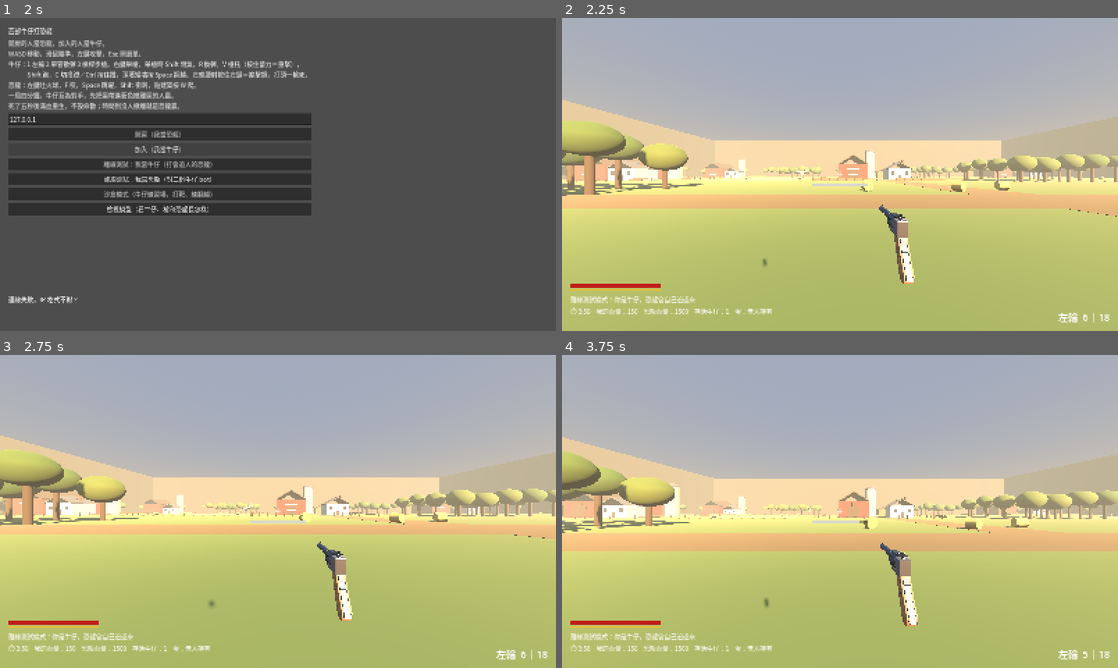
Above: before the commit, frames 1-4 (two rows, left to right).
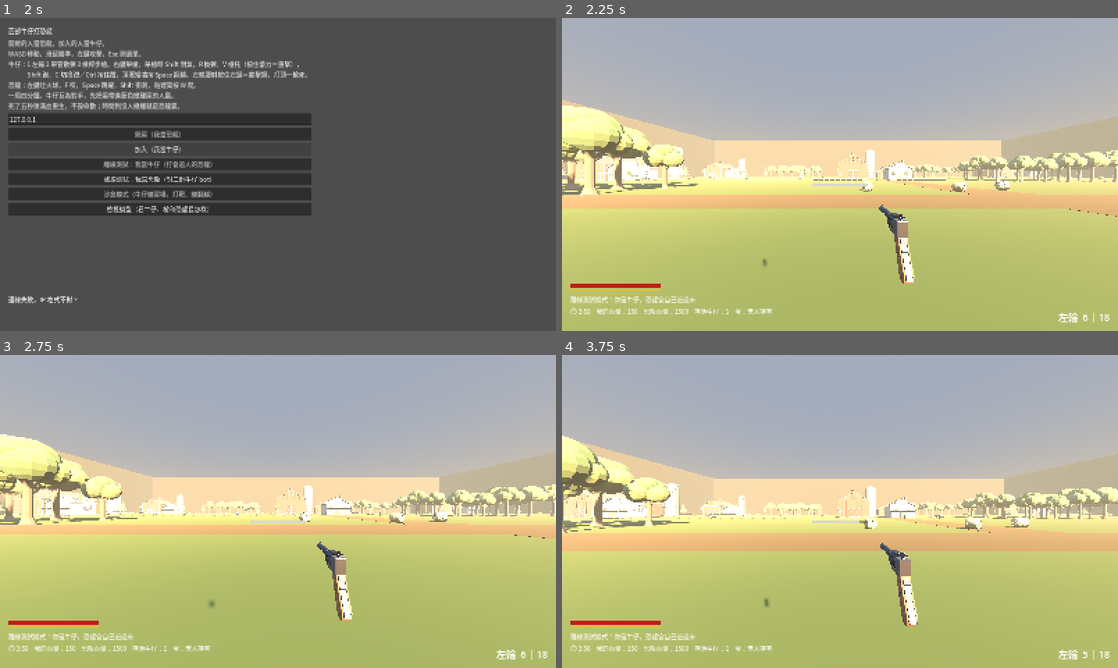
Above: after the commit, the same moments.

Repository: billxu0521/tank_war
Game: Godot game, scene res://main.tscn
Same seed, same stepped clock (60 frames per second), same inputs: the game is played once before the commit and once after it. Sound files missing from this copy of the repository are replaced by a short silence.
Inputs (mouse positions are in pixels of both pictures, inside the frame that each line leads up to):
- Up to frame 1 (2 s): click "開房（我當恐龍）" at 0.5 s; click "加入（我當牛仔）" at 1.25 s
- Up to frame 2 (2.25 s): click "離線測試：我當牛仔（打會追人的恐龍）" at 2 s
- Up to frame 3 (2.75 s): no input
- Up to frame 4 (3.75 s): tap Enter at 2.75 s; move the mouse to (867, 511) at 2.77 s; hold Right mouse button (aim) 2.78-3.53 s; hold W (move_forward) from 2.78 s (still down); click (867, 511) at 2.92 s; tap Space (jump) at 3.02 s; move the mouse to (812, 511) at 3.52 s; tap Ctrl (crouch) at 3.6 s

Frame 1 is identical in both runs. In frame 2, 6.2% of the frame differs, in the area x 0-100%, y 28-57%; in frame 3, 6.2%, in the area x 0-100%, y 25-55%; in frame 4, 5.9%.

Commit message:
feat: 精修場景物件——穀倉、農舍、筒倉、柵欄、乾草捲、樹改用 Blender 模型
碰撞還是 main.gd 拼的方塊和圓柱（改成看不見），模型只負責外觀，翻越和掩蔽都不變。
穀倉照實際大小縮放，屋頂寬和高用同一個倍率縮，斜度跟碰撞一致；小棚子改用縮小的穀倉
（斜度 0.45 → 0.55）。林子邊緣混四成松樹。加測試：props.glb 的物件都要載得到。

Co-Authored-By: Claude Opus 5.5 (1M context) <noreply@anthropic.com>

Diff:
--- a/main.gd
+++ b/main.gd
@@ -15,18 +15,13 @@
 const GRASS := Color(0.40, 0.44, 0.24)
 const DIRT := Color(0.45, 0.36, 0.24)
 const WHEAT := Color(0.78, 0.66, 0.34)
-const HAY := Color(0.80, 0.68, 0.36)
-const BARN_RED := Color(0.52, 0.16, 0.12)
-const HOUSE_WHITE := Color(0.82, 0.79, 0.72)
-const ROOF_GRAY := Color(0.30, 0.30, 0.32)
-const WOOD := Color(0.48, 0.36, 0.24)
-const WOOD_DARK := Color(0.28, 0.20, 0.14)
-const TRIM := Color(0.86, 0.84, 0.78)
-const BRICK := Color(0.50, 0.25, 0.18)
-const GLASS := Color(0.12, 0.14, 0.16)
-const SILO_GRAY := Color(0.62, 0.62, 0.60)
-const BARK := Color(0.30, 0.22, 0.16)
-const LEAF := Color(0.22, 0.34, 0.14)
+# 場景物件的模型（blender/props.py）。這幾個基準尺寸跟那邊共用，改一邊要改另一邊
+const PROPS := preload("res://models/props.glb")
+const BARN_BASE := Vector3(14, 8, 20)   # 穀倉模型的寬、牆高、長
+const BARN_PITCH := 0.55
+const SILO_BASE_H := 15.0
+const FENCE_SEG := 2.5
+const TREE_BASE_TRUNK := 5.0
 # 圍牆不給爬（見 dino.gd 的 _on_climbable_wall），所以恐龍能到的最高點就是
 # 「站上最高的屋頂再跳一下」。圍牆要比那個高，才翻不出去。
 const WALL_H := 40.0
@@ -51,6 +46,7 @@
 @onready var players: Node3D = $Players
 @onready var egg: Egg = $Egg
 
+var _props := {}   # 物件名 -> Mesh，從 props.glb 拿出來共用
 var _blocked: Array[Rect2] = []  # 建築物在 XZ 平面佔的範圍
 var _exits: Array[Vector3] = []  # 四個撤離區的中心
 var _cowboys := 0
@@ -65,6 +61,7 @@
 
 func _ready() -> void:
 	_use_cjk_font()
+	_load_props()
 	_build_arena()
 	_build_exits()
 	multiplayer.peer_connected.connect(_spawn)
@@ -491,7 +488,7 @@
 		var p: Vector3 = [Vector3(u, 0, -edge), Vector3(edge, 0, u),
 			Vector3(-u, 0, edge), Vector3(-edge, 0, -u)][side]
 		p += Vector3(rng.randf_range(-3, 3), 0, rng.randf_range(-3, 3))
-		_tree(p, rng)
+		_tree(p, rng, 0.4)
 
 ## 這塊地能不能蓋東西：沙盒的靶場、撤離區要空著。
 func _free(pos: Vector3, radius: float) -> bool:
@@ -556,44 +553,34 @@
 				_fence(p, 10.0, false)
 	var shed := c + Vector3(rng.randf_range(-10, 10), 0, 22)
 	if _free(shed, 6):
-		_add_box(shed + Vector3(0, 2.0, 0), Vector3(8, 4, 6), WOOD)
-		_roof(shed, Vector3(8, 4, 6), 0.45, WOOD_DARK)
-		_block(shed, Vector2(8, 6), 3.0)
-
-func _barn(p: Vector3, size: Vector3) -> void:
-	_add_box(p + Vector3(0, size.y * 0.5, 0), size, BARN_RED)
-	_roof(p, size, 0.55, WOOD_DARK)
-	# 大門：兩片深色門板＋白色 X 形橫檔（穀倉一眼認得出來的地方）
-	var front := p + Vector3(0, 0, size.z * 0.5 + 0.08)
-	_deco(front + Vector3(0, 2.4, 0), Vector3(5.0, 4.8, 0.16), WOOD_DARK)
-	_deco(front + Vector3(0, 2.4, 0.05), Vector3(5.2, 0.3, 0.1), TRIM)
-	_deco(front + Vector3(0, 5.0, 0.05), Vector3(5.4, 0.3, 0.1), TRIM)
-	_deco(front + Vector3(0, size.y - 1.5, 0), Vector3(2.0, 1.8, 0.16), WOOD_DARK)   # 草料閣樓門
+		_barn(shed, Vector3(8, 4, 6), 3.0)   # 小棚子＝縮小的穀倉
+
+## 穀倉：碰撞是一個牆身方塊＋兩片屋頂斜板（看不見），外觀是 Blender 的模型照實際大小縮放。
+## 屋頂模型的寬和高用同一個倍率縮，斜度就跟碰撞一樣。小棚子也用這個，只是小一號。
+func _barn(p: Vector3, size: Vector3, clearance := SPAWN_CLEARANCE) -> void:
+	_solid_box(p + Vector3(0, size.y * 0.5, 0), size)
+	_roof(p, size, BARN_PITCH)
+	var sx := size.x / BARN_BASE.x
+	_prop(&"Barn", p, Vector3(sx, size.y / BARN_BASE.y, size.z / BARN_BASE.z))
+	_prop(&"BarnRoof", p + Vector3(0, size.y, 0), Vector3(sx, sx, size.z / BARN_BASE.z))
+	_block(p, Vector2(size.x, size.z), clearance)
+
+func _house(p: Vector3) -> void:
+	var size := Vector3(10, 5, 8)   # 跟 blender/props.py 的 HOUSE 一樣
+	_solid_box(p + Vector3(0, size.y * 0.5, 0), size)
+	_roof(p, size, 0.5)
+	_solid_box(p + Vector3(3, size.y + 2.5, 0), Vector3(0.9, 3.0, 0.9))   # 煙囪
+	_prop(&"House", p)
 	_block(p, Vector2(size.x, size.z), SPAWN_CLEARANCE)
 
-func _house(p: Vector3) -> void:
-	var size := Vector3(10, 5, 8)
-	_add_box(p + Vector3(0, size.y * 0.5, 0), size, HOUSE_WHITE)
-	_roof(p, size, 0.5, ROOF_GRAY)
-	_add_box(p + Vector3(3, size.y + 2.5, 0), Vector3(0.9, 3.0, 0.9), BRICK)   # 煙囪
-	for x in [-3.0, 3.0]:
-		_deco(p + Vector3(x, 3.0, size.z * 0.5 + 0.06), Vector3(1.2, 1.4, 0.12), GLASS)  # 窗
-	_deco(p + Vector3(0, 1.1, size.z * 0.5 + 0.06), Vector3(1.1, 2.2, 0.12), WOOD_DARK)  # 門
-	_block(p, Vector2(size.x, size.z), SPAWN_CLEARANCE)
-
 func _silo(p: Vector3, h: float) -> void:
-	_add_cyl(p + Vector3(0, h * 0.5, 0), 3.0, h, SILO_GRAY)
-	var dome := MeshInstance3D.new()
-	var sm := SphereMesh.new()
-	sm.radius = 3.1
-	sm.height = 3.2
-	sm.material = _mat(ROOF_GRAY)
-	dome.mesh = sm
-	dome.position = p + Vector3(0, h, 0)
-	$Arena.add_child(dome)
+	_solid_cyl(p + Vector3(0, h * 0.5, 0), 3.0, h)
+	_prop(&"SiloBody", p, Vector3(1, h / SILO_BASE_H, 1))
+	_prop(&"SiloDome", p + Vector3(0, h, 0))
 	_block(p, Vector2(6, 6), 3.0)
 
-## 柵欄：兩根橫木＋木樁，碰撞是一整片 1 公尺高的板子——剛好在翻越範圍內
+## 柵欄：碰撞是一整片 1 公尺高的板子——剛好在翻越範圍內。外觀是一段段 2.5 公尺的
+## 木樁＋橫木排過去（長度不整除就每段稍微拉長），最後補一根收尾的木樁
 func _fence(p: Vector3, length: float, along_z: bool) -> StaticBody3D:
 	var body := StaticBody3D.new()
 	body.position = p
@@ -605,44 +592,57 @@
 	cs.shape = shape
 	cs.position.y = FENCE_H * 0.5
 	body.add_child(cs)
-	for y in [0.45, 0.9]:
-		body.add_child(_mesh_at(Vector3(length, 0.12, 0.08), Vector3(0, y, 0), WOOD))
-	var posts := maxi(int(length / 2.5), 1)
-	for i in posts + 1:
-		var x := -length * 0.5 + i * length / posts
-		body.add_child(_mesh_at(Vector3(0.14, FENCE_H + 0.1, 0.14), Vector3(x, (FENCE_H + 0.1) * 0.5, 0), WOOD_DARK))
+	var n := maxi(ceili(length / FENCE_SEG), 1)
+	var seg := length / n
+	for i in n:
+		_prop(&"FenceRail", Vector3(-length * 0.5 + (i + 0.5) * seg, 0, 0), Vector3(seg / FENCE_SEG, 1, 1), body)
+	_prop(&"FencePost", Vector3(length * 0.5, 0, 0), Vector3.ONE, body)
 	$Arena.add_child(body)
 	return body
 
 func _hay_bale(p: Vector3, yaw: float) -> StaticBody3D:
-	# 圓捆躺著放：直徑 1.4 公尺，翻得過去也蹲得進後面
-	var body := _add_cyl(p + Vector3(0, 0.7, 0), 0.7, 1.3, HAY)
+	# 圓捆躺著放：直徑 1.4 公尺，翻得過去也蹲得進後面。模型的軸是直的，跟著碰撞圓柱一起放倒
+	var body := _solid_cyl(p + Vector3(0, 0.7, 0), 0.7, 1.3)
 	body.rotation = Vector3(0, yaw, PI * 0.5)
 	body.add_to_group(&"soft")   # 從屋頂跳下來落在乾草上，摔落傷害減半
+	_prop(&"HayBale", Vector3.ZERO, Vector3.ONE, body)
 	return body
 
-func _tree(p: Vector3, rng: RandomNumberGenerator) -> void:
+## 樹：只有樹幹有碰撞，擋子彈；樹冠擋視線不擋子彈，躲在樹下只是比較難被看到。
+## pine_chance：林子邊緣混一點松樹，果園只種闊葉樹
+func _tree(p: Vector3, rng: RandomNumberGenerator, pine_chance := 0.0) -> void:
 	var h := rng.randf_range(4.0, 6.0)
-	_add_cyl(p + Vector3(0, h * 0.5, 0), 0.35, h, BARK)
-	# 樹冠只有畫面沒有碰撞：擋視線不擋子彈，躲在樹下只是比較難被看到
-	var crown := MeshInstance3D.new()
-	var sm := SphereMesh.new()
-	sm.radius = rng.randf_range(2.4, 3.4)
-	sm.height = sm.radius * 1.6
-	sm.material = _mat(LEAF.lerp(Color(0.35, 0.40, 0.15), rng.randf()))
-	crown.mesh = sm
-	crown.position = p + Vector3(0, h + sm.height * 0.3, 0)
-	$Arena.add_child(crown)
+	_solid_cyl(p + Vector3(0, h * 0.5, 0), 0.35, h)
+	var mi := _prop(&"TreePine" if rng.randf() < pine_chance else &"TreeOak", p, Vector3.ONE * (h / TREE_BASE_TRUNK))
+	mi.rotation.y = rng.randf() * TAU   # 每棵轉個角度，一整排才不會長得一模一樣
 	_block(p, Vector2(1, 1), 1.5)
 
-## 人字屋頂：兩片斜板。斜度在 45 度以內，恐龍爬上來站得住
-func _roof(p: Vector3, size: Vector3, pitch: float, col: Color) -> void:
+## 人字屋頂的碰撞：兩片斜板。斜度在 45 度以內，恐龍爬上來站得住。
+## 外觀在 Blender 的模型裡（blender/props.py 的 gable_roof() 照這個擺法建的）
+func _roof(p: Vector3, size: Vector3, pitch: float) -> void:
 	var run := size.x * 0.5
 	var rise := run * tan(pitch)
 	var w := run / cos(pitch) + 0.5   # 多出來的是屋簷
 	for sx in [-1.0, 1.0]:
-		var b := _add_box(p + Vector3(sx * run * 0.5, size.y + rise * 0.5, 0), Vector3(w, 0.3, size.z + 1.0), col)
+		var b := _solid_box(p + Vector3(sx * run * 0.5, size.y + rise * 0.5, 0), Vector3(w, 0.3, size.z + 1.0))
 		b.rotation.z = -sx * pitch
+
+## 擺一個 Blender 建的場景物件（models/props.glb）。parent 預設是場地
+func _prop(name: StringName, pos: Vector3, scale := Vector3.ONE, parent: Node = null) -> MeshInstance3D:
+	var mi := MeshInstance3D.new()
+	mi.mesh = _props.get(name)
+	mi.position = pos
+	mi.scale = scale
+	(parent if parent else $Arena).add_child(mi)
+	return mi
+
+## 從 props.glb 把每個物件的網格拿出來，場上幾百個物件共用同一份
+func _load_props() -> void:
+	var src := PROPS.instantiate()
+	for c in src.get_children():
+		if c is MeshInstance3D:
+			_props[StringName(c.name)] = c.mesh
+	src.free()
 
 ## 出生點避開這塊地
 func _block(p: Vector3, size: Vector2, clearance: float) -> void:
@@ -708,26 +708,23 @@
 			return false
 	return true
 
+## 只有碰撞、沒有外觀：外觀由 Blender 的模型負責
+func _solid_box(pos: Vector3, size: Vector3) -> StaticBody3D:
+	var shape := BoxShape3D.new()
+	shape.size = size
+	return _body(pos, shape)
+
+func _solid_cyl(pos: Vector3, r: float, h: float) -> StaticBody3D:
+	var shape := CylinderShape3D.new()
+	shape.radius = r
+	shape.height = h
+	return _body(pos, shape)
+
 func _add_box(pos: Vector3, size: Vector3, col: Color) -> StaticBody3D:
 	var shape := BoxShape3D.new()
 	shape.size = size
 	var body := _body(pos, shape)
 	body.add_child(_mesh_at(size, Vector3.ZERO, col))
-	return body
-
-func _add_cyl(pos: Vector3, r: float, h: float, col: Color) -> StaticBody3D:
-	var shape := CylinderShape3D.new()
-	shape.radius = r
-	shape.height = h
-	var body := _body(pos, shape)
-	var mesh := CylinderMesh.new()
-	mesh.top_radius = r
-	mesh.bottom_radius = r
-	mesh.height = h
-	mesh.material = _mat(col)
-	var mi := MeshInstance3D.new()
-	mi.mesh = mesh
-	body.add_child(mi)
 	return body
 
 func _body(pos: Vector3, shape: Shape3D) -> StaticBody3D:
@@ -738,11 +735,6 @@
 	body.position = pos
 	$Arena.add_child(body)
 	return body
-
-## 只有畫面、沒有碰撞的裝飾（門板、窗戶）
-func _deco(pos: Vector3, size: Vector3, col: Color) -> void:
-	var mi := _mesh_at(size, pos, col)
-	$Arena.add_child(mi)
 
 func _mesh_at(size: Vector3, pos: Vector3, col: Color) -> MeshInstance3D:
 	var mesh := BoxMesh.new()
--- a/test_battle.gd
+++ b/test_battle.gd
@@ -442,6 +442,10 @@
 		if b is StaticBody3D and b.get_child_count() > 3:
 			fences += 1
 	_ck(fences > 20, "鄉村要有柵欄（現在 %d 段）" % fences)
+	# 場景物件的模型都要載得到，名字對不上的話會變成看不見的空氣牆
+	for n in [&"Barn", &"BarnRoof", &"House", &"SiloBody", &"SiloDome", &"FenceRail",
+			&"FencePost", &"HayBale", &"TreeOak", &"TreePine"]:
+		_ck(m._props.get(n) is Mesh, "props.glb 裡要有 %s" % n)
 	_end(m)
 
 ## 牛仔的操作都要有綁鍵，鍵盤和手把兩邊都要（FNE 的約定）
Binary file added: models/props.glb
Not shown, added: models/props.glb.import
Not shown, changed: README.md
Not shown, changed: blender/README.md
Not shown, added: blender/props.py
